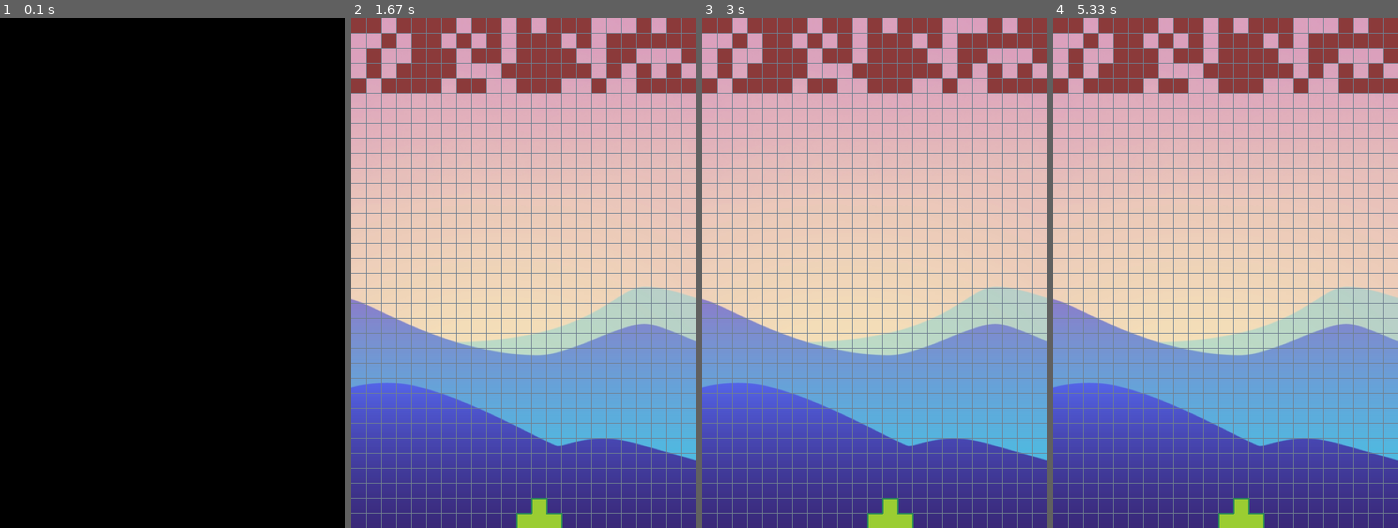
Above: before the commit, frames 1-4 (left to right).
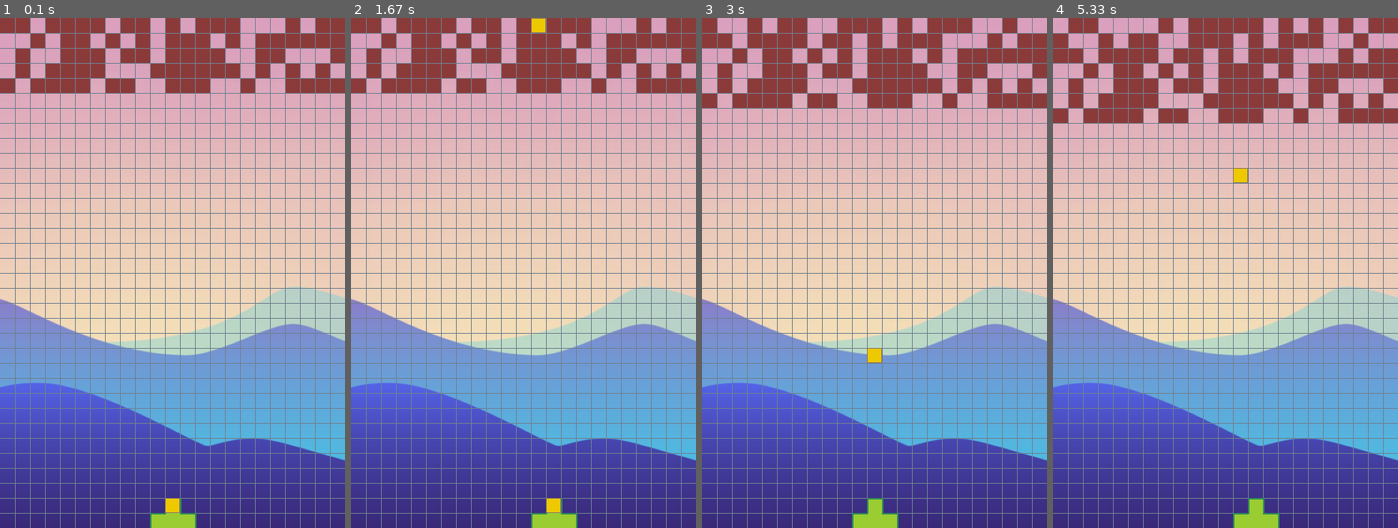
Above: after the commit, the same moments.

Repository: infProgram/inf371_spring2022-Pieces-Ho
Game: pygame game, started from peronalProject/bubbleDefense.py
The game is run twice, just before and just after one commit, with the same random seed, the same clock (stepped at 60 frames per second) and the same inputs.
Inputs:
- Up to frame 1 (0.1 s): no input
- Up to frame 2 (1.67 s): hold D 0.33-0.8 s; hold W 0.83-1.13 s; hold D 1.17-1.63 s
- Up to frame 3 (3 s): hold A 1.67-2.2 s; hold A 2.23-2.63 s; hold W from 2.67 s (still down)
- Up to frame 4 (5.33 s): release W at 3.03 s; hold D 3.07-3.7 s; hold A 3.73-4.2 s; hold D 4.23-4.7 s; hold W 4.73-5.03 s; hold D from 5.07 s (still down)

The runs differ from the first frame. In frame 1, 100% of the frame differs, in the area x 0-100%, y 0-100%; in frame 2, 0.7%; in frame 3, 8.8%; in frame 4, 11%.

Commit message:
Bullets can be fired, but not stopped

Diff:
--- a/peronalProject/bubbleDefense.py
+++ b/peronalProject/bubbleDefense.py
@@ -1,3 +1,4 @@
+from re import T
 import sys, pygame, time, random
 pygame.init()
 # launcher class
@@ -36,16 +37,23 @@
 
 
 class bullet():
-    def __init__(self,x,y) -> None:
-        self.bulletSpeed = 10
-        self.bulletx = x+20
-        self.bullety = y-20
+    def __init__(self) -> None:
+        self.bulletSpeed = 40
+        self.bulletx = 0
+        self.bullety = 0
         self.bulletColour = (238,201,0)
         self.bullet = pygame.draw.rect(screen,self.bulletColour,[self.bulletx,self.bullety,20,20],0)
         self.bulletFrame = pygame.draw.rect(screen,(139,121,94),[self.bulletx,self.bullety,20,20],1)
 
+    def startBullet(self,x,y):
+        print("press W! ")
+        self.bulletx = x+20
+        self.bullety = y-20
+        self.bullet = pygame.draw.rect(screen,self.bulletColour,[x+20,y-20,20,20],0)
+        self.bulletFrame = pygame.draw.rect(screen,(139,121,94),[self.bulletx,self.bullety,20,20],1)
+
     def drawBullet(self):
-        print("Press W!")
+        print("draw!")
         self.bullet = pygame.draw.rect(screen,self.bulletColour,[self.bulletx,self.bullety,20,20],0)
         self.bulletFrame = pygame.draw.rect(screen,(139,121,94),[self.bulletx,self.bullety,20,20],1)
 
@@ -83,8 +91,9 @@
 backgroundPic = pygame.image.load("bgPic.png")
 mylancher = launcher()
 mywall = wall()
-mybullet = bullet(mylancher.x,mylancher.y)
+mybullet = bullet()
 wallWhile = 0
+boolBulletFly = False
 
 isRunning = True
 while isRunning:
@@ -93,7 +102,8 @@
     if event.type == pygame.KEYDOWN:
         keyPressed =  pygame.key.get_pressed()
         if keyPressed[pygame.K_w]:
-            mybullet.drawBullet()
+            mybullet.startBullet(mylancher.x,mylancher.y)
+            boolBulletFly = True
         if keyPressed[pygame.K_a]: mylancher.move('A')
         if keyPressed[pygame.K_d]: mylancher.move('D')
   screen.blit(backgroundPic,(0,0))
@@ -109,9 +119,14 @@
 
   mylancher.draw()  # Draw lancher without xy lines
 
-  #   if  mylancher.bullety >0:
-  #      mylancher.bulletFly()
+  if  mybullet.bullety >0 and boolBulletFly == True:
+      mybullet.bulletFly()
+      mybullet.drawBullet()
+  if  mybullet.bullety <= 0:
+      mybullet.startBullet(mylancher.x,mylancher.y)
+      boolBulletFly == False
 
 
-  time.sleep(0.5)
+
+  time.sleep(0.05)
   pygame.display.flip()  # 刷新整个界面显示
